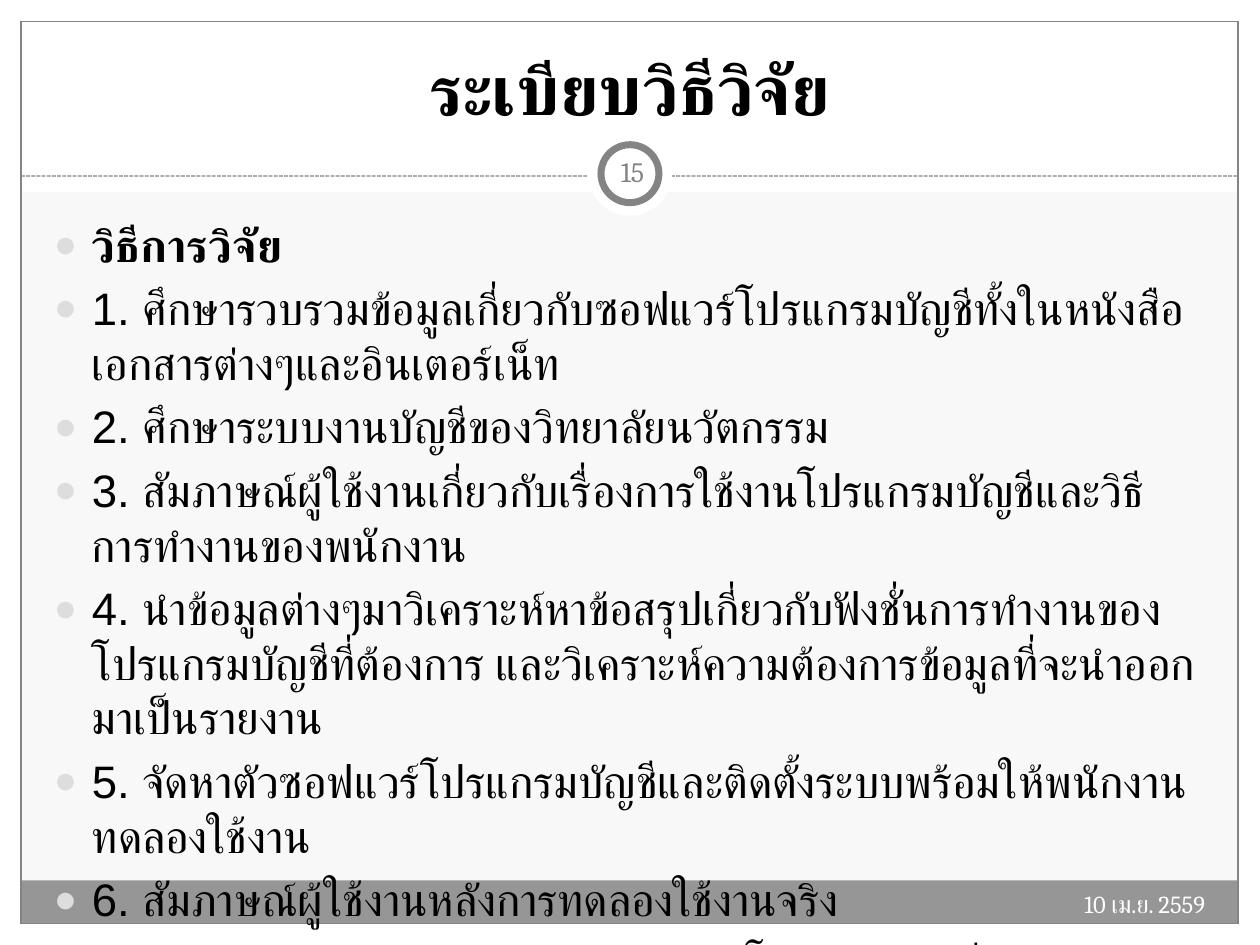
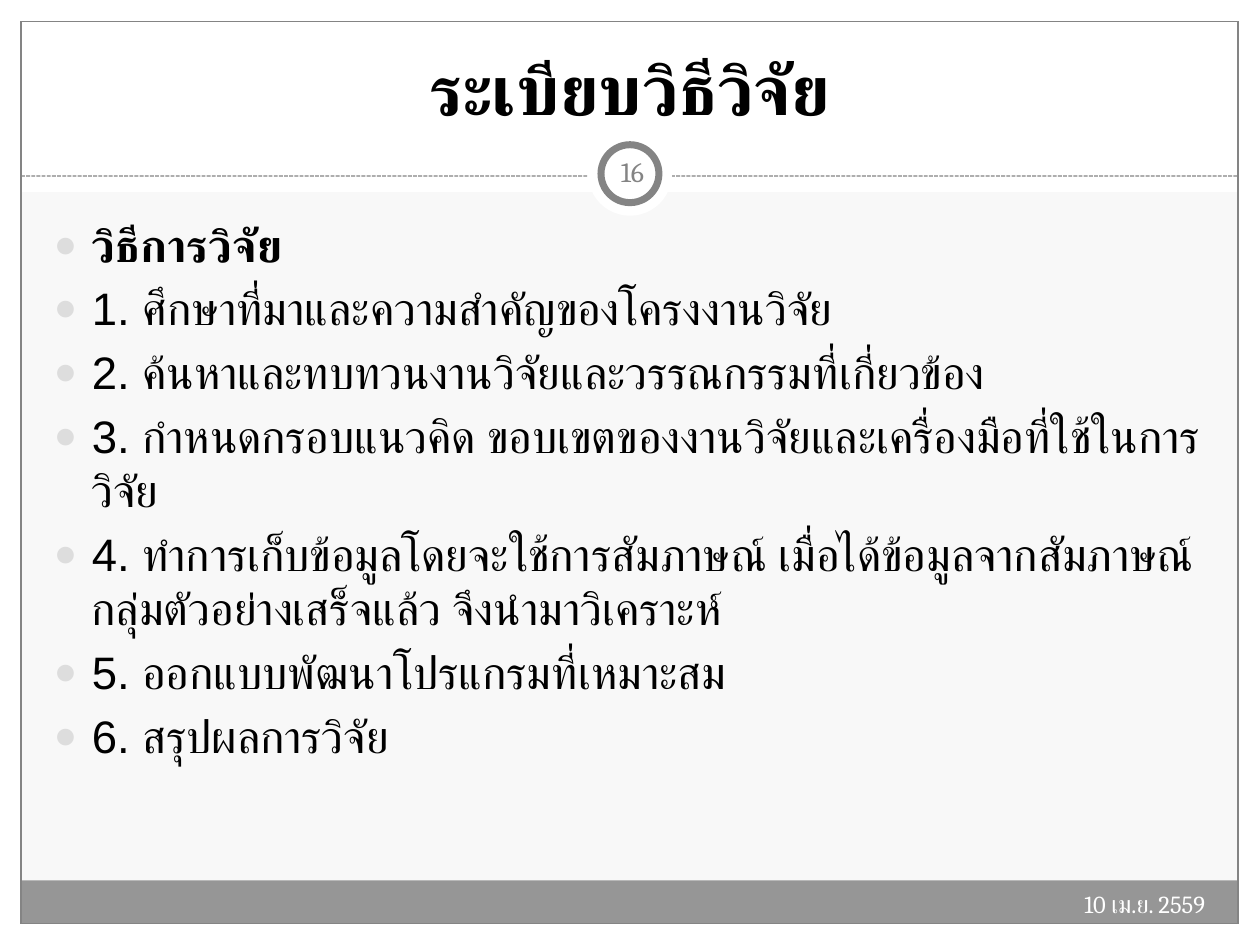
Before and after one commit to Tanandara/research, a slide deck: slide 16 of ฐานันดร์(โปรแกรมบัญชี RCIM)-Workshop (MBA).pptx (slide 15 before the commit). Drawn at 1260x945 pixels with LibreOffice and Linux fonts; fonts in the diff are those of the drawing. Boxes give left, top, right and bottom in pixels: in the first picture for what was removed or moved away, otherwise in the second. Text is boxed around its words. In the diff, an @@ line names an element or a change of style, - is before the commit and + after.

```diff
--- a/ฐานันดร์(โปรแกรมบัญชี RCIM)-Workshop (MBA).pptx
+++ b/ฐานันดร์(โปรแกรมบัญชี RCIM)-Workshop (MBA).pptx
@@ page number at bbox=[621, 163, 644, 182]: text changed @@
-15
+16
@@ text at bbox=[92, 290, 1199, 766]: text changed @@
-● 1. ศึกษารวบรวมข้อมูลเกี่ยวกับซอฟแวร์โปรแกรมบัญชีทั้งในหนังสือ เอกสารต่างๆและอินเตอร์เน็ท
-● 2. ศึกษาระบบงานบัญชีของวิทยาลัยนวัตกรรม
-● 3. สัมภาษณ์ผู้ใช้งานเกี่ยวกับเรื่องการใช้งานโปรแกรมบัญชีและวิธีการทำงานของพนักงาน
-● 4. นำข้อมูลต่างๆมาวิเคราะห์หาข้อสรุปเกี่ยวกับฟังชั่นการทำงานของโปรแกรมบัญชีที่ต้องการ และวิเคราะห์ความต้องการข้อมูลที่จะนำออกมาเป็นรายงาน
-● 5. จัดหาตัวซอฟแวร์โปรแกรมบัญชีและติดตั้งระบบพร้อมให้พนักงานทดลองใช้งาน
-● 6. สัมภาษณ์ผู้ใช้งานหลังการทดลองใช้งานจริง
-● 7. สรุปผลการวิจัยของการจัดหาซอฟแวร์โปรแกรมบัญชี
+● 1. ศึกษาที่มาและความสำคัญของโครงงานวิจัย
+● 2. ค้นหาและทบทวนงานวิจัยและวรรณกรรมที่เกี่ยวข้อง
+● 3. กำหนดกรอบแนวคิด ขอบเขตของงานวิจัยและเครื่องมือที่ใช้ในการวิจัย
+● 4. ทำการเก็บข้อมูลโดยจะใช้การสัมภาษณ์ เมื่อได้ข้อมูลจากสัมภาษณ์กลุ่มตัวอย่างเสร็จแล้ว จึงนำมาวิเคราะห์
+● 5. ออกแบบพัฒนาโปรแกรมที่เหมาะสม
+● 6. สรุปผลการวิจัย
```
Also in this commit, not shown: 9 other slides changed, 1 slide added, 4 slides removed, 2 other files.
